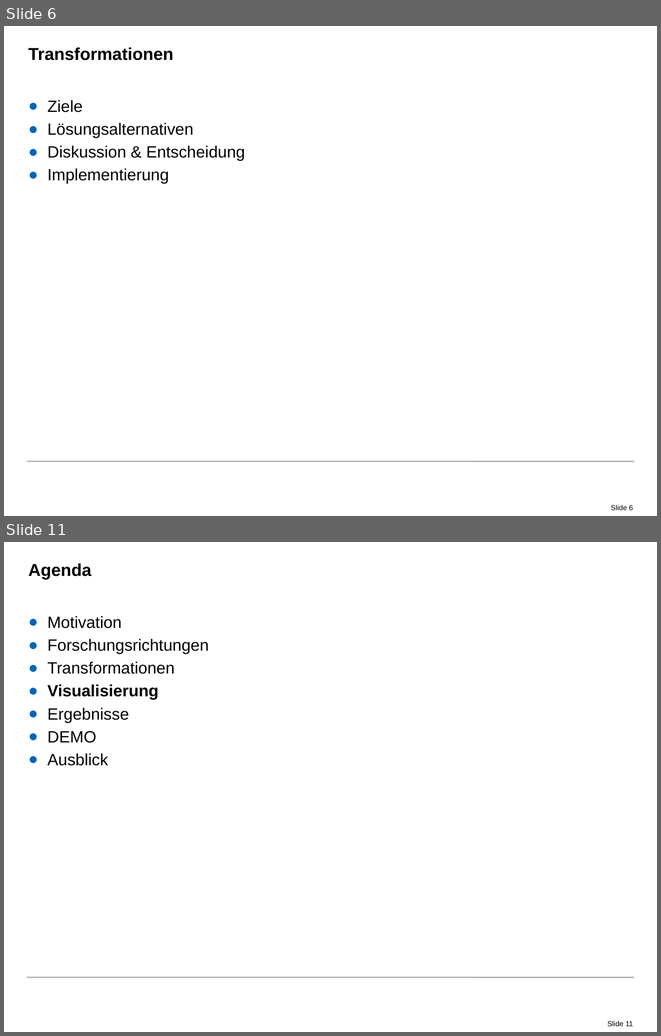
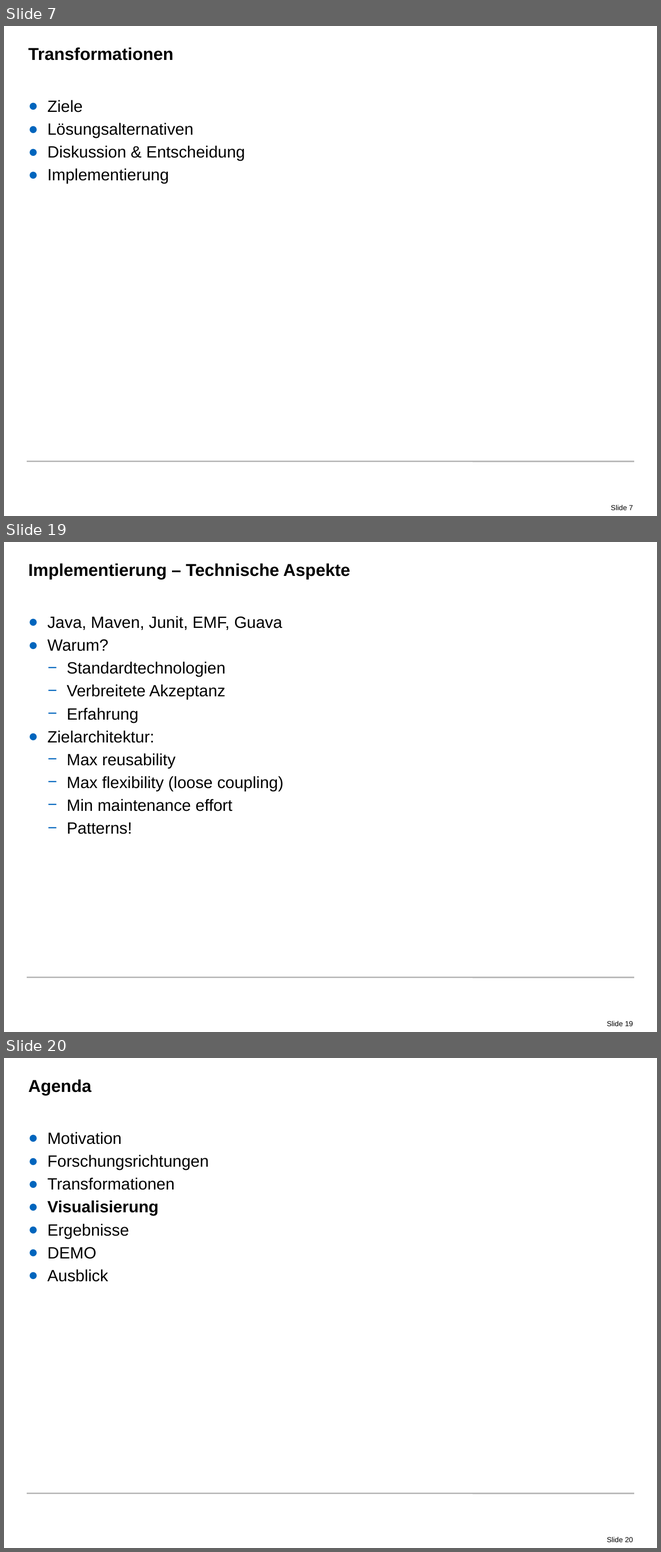
Before and after one commit to radke-tum/idp, a slide deck: pssif/doc/PSSIF.pptx. Shown one above the other, each under a label of ours: slides 6 and 11 before the commit, slides 7, 19 and 20 after it; the slides between them are not shown. The pictures are 661x1036 and 661x1552 pixels, drawn with LibreOffice and Linux fonts; fonts in the diff are those of the drawing; background and template pictures are left out. Boxes give left, top, right and bottom in pixels: in the first picture for what was removed or moved away, otherwise in the second. Text is boxed around its words. In the diff, an @@ line names an element or a change of style, - is before the commit and + after.

```diff
--- a/pssif/doc/PSSIF.pptx
+++ b/pssif/doc/PSSIF.pptx
@@ slide 19 added at <box>4,542,657,1032</box>, background #FFFFFF; not listed: 2 template elements that a slide beside it also shows @@
@@ title added at <box>28,563,350,579</box>, 19 pt, text #000000, bold @@
+Implementierung – Technische Aspekte
@@ text added at <box>47,616,283,834</box>, 18 pt, text #000000 @@
+● Java, Maven, Junit, EMF, Guava
+● Warum?
+  − Standardtechnologien
+  − Verbreitete Akzeptanz
+  − Erfahrung
+● Zielarchitektur:
+  − Max reusability
+  − Max flexibility (loose coupling)
+  − Min maintenance effort
+  − Patterns!
@@ what was slide 6 is now slide 7 @@
@@ page number at <box>611,505,633,510</box>: text changed @@
-Slide 6
+Slide 7
@@ what was slide 11 is now slide 20 @@
@@ page number at <box>607,1537,633,1542</box>: text changed @@
-Slide 11
+Slide 20
```
Also in this commit, not shown: 2 slides changed, 12 other slides added, 4 slides removed, 7 other files.
